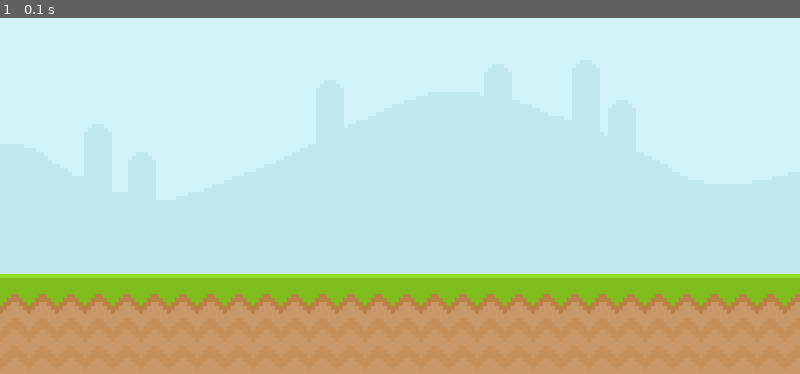
Above: before the commit, frame 1.
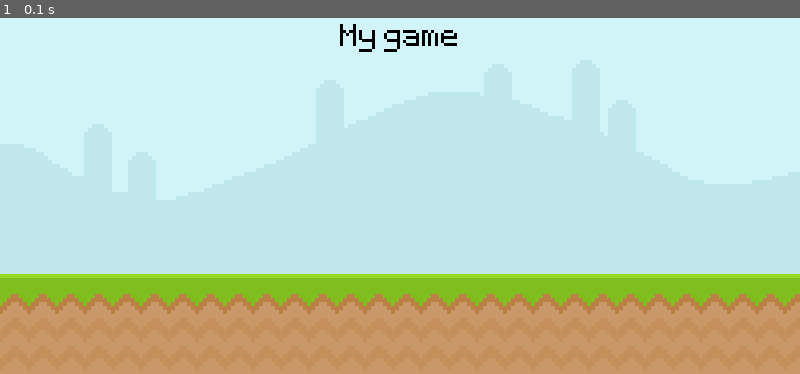
Above: after the commit, the same moment.

Repository: ohdana/The-ultimate-introduction-to-Pygame
Game: pygame game, started from runner.py
Same seed, same stepped clock (60 frames per second), same inputs: the game is played once before the commit and once after it.
Inputs:
- Up to frame 1 (0.1 s): no input

The runs differ from the first frame. In frame 1, 0.3% of the frame differs, in the area x 42-58%, y 1-10%.

Commit message:
Add text

Diff:
--- a/runner.py
+++ b/runner.py
@@ -2,15 +2,18 @@
 from sys import exit
 
 screen_size = (800, 400)
+font_size = 50
 fps = 60
 
 pygame.init()
 screen = pygame.display.set_mode(screen_size)
 pygame.display.set_caption('Runner')
 clock = pygame.time.Clock()
+test_font = pygame.font.Font('font/pixeltype.ttf', font_size)
 
 sky_surface = pygame.image.load('graphics/sky.png')
 ground_surface = pygame.image.load('graphics/ground.png')
+text_surface = test_font.render('My game', False, 'Black')
 
 while True:
     for event in pygame.event.get():
@@ -20,6 +23,7 @@
 
     screen.blit(sky_surface, (0, 0))
     screen.blit(ground_surface, (0, sky_surface.get_height()))
+    screen.blit(text_surface, ((sky_surface.get_width() - text_surface.get_width()) / 2, 50))
 
     pygame.display.update()
     clock.tick(fps)
